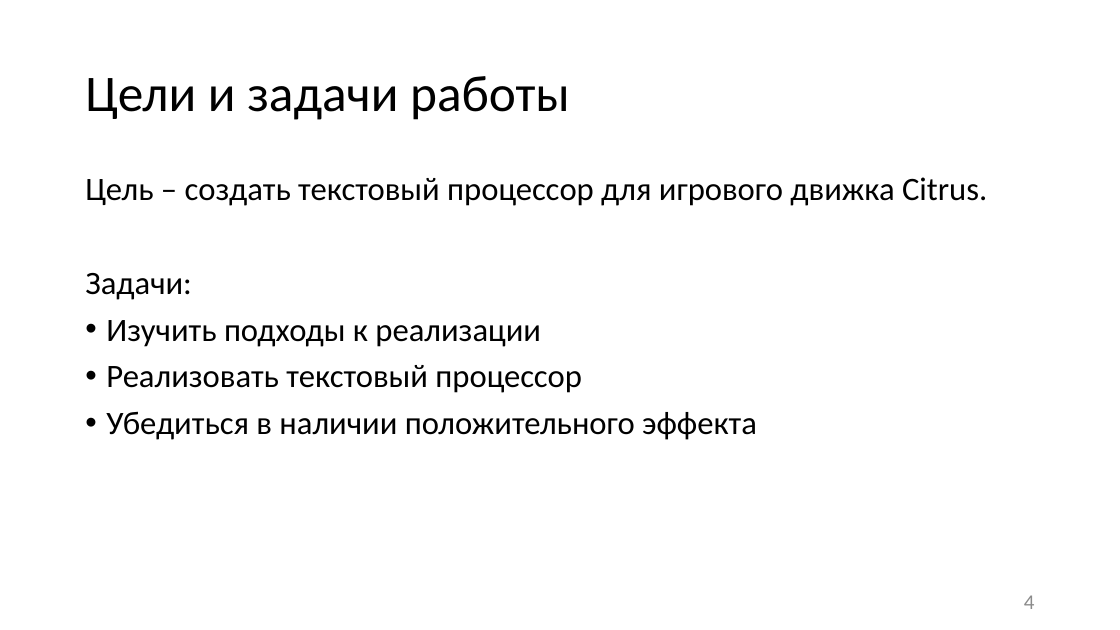
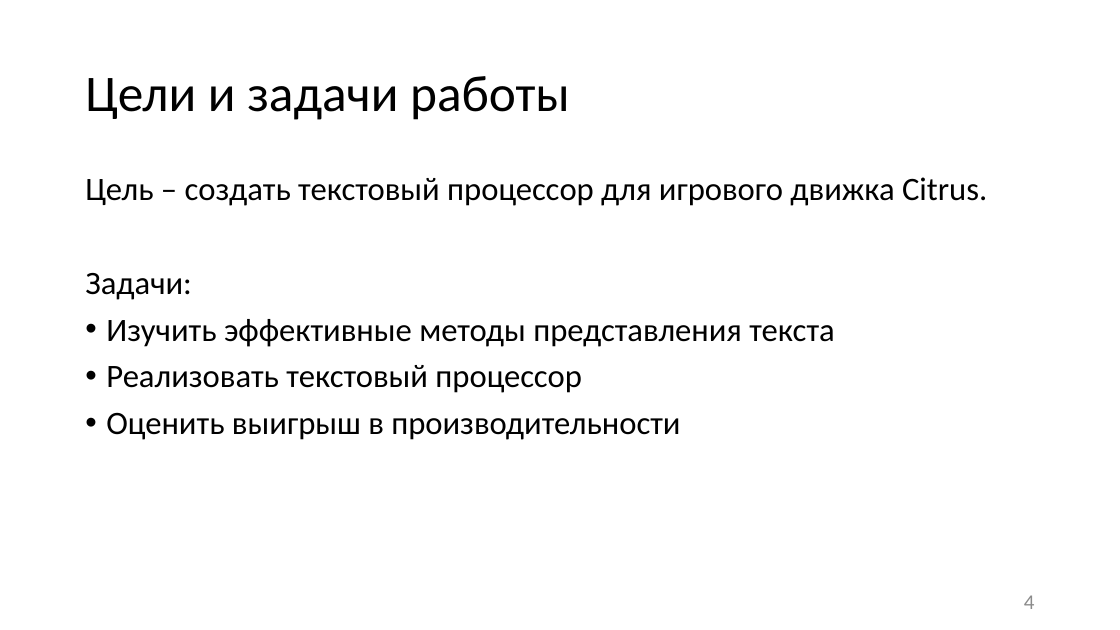
Before and after one commit to kutselabskii/diploma, a slide deck: slide 4 of Презентация.pptx. Drawn at 1120x630 pixels with LibreOffice and Linux fonts; fonts in the diff are those of the drawing. Boxes give left, top, right and bottom in pixels: in the first picture for what was removed or moved away, otherwise in the second. Text is boxed around its words. In the diff, an @@ line names an element or a change of style, - is before the commit and + after.

```diff
--- a/Презентация.pptx
+++ b/Презентация.pptx
@@ text at (106, 319, 834, 347): text changed @@
-• Изучить подходы к реализации
+• Изучить эффективные методы представления текста
@@ text at (106, 412, 680, 440): text changed @@
-• Убедиться в наличии положительного эффекта
+• Оценить выигрыш в производительности
```
Also in this commit, not shown: 7 other slides changed, 2 slides added, 14 other files.
